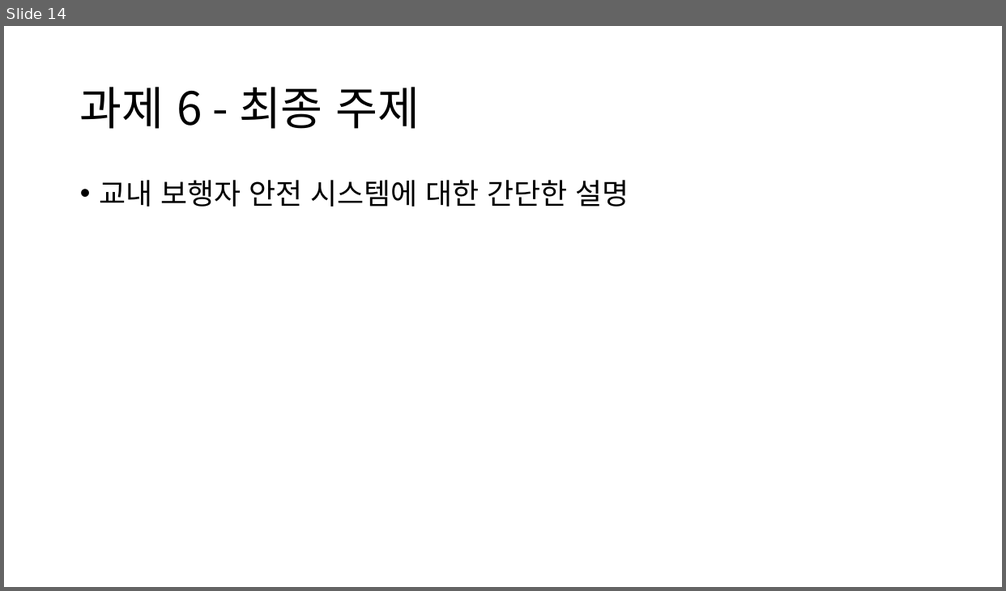
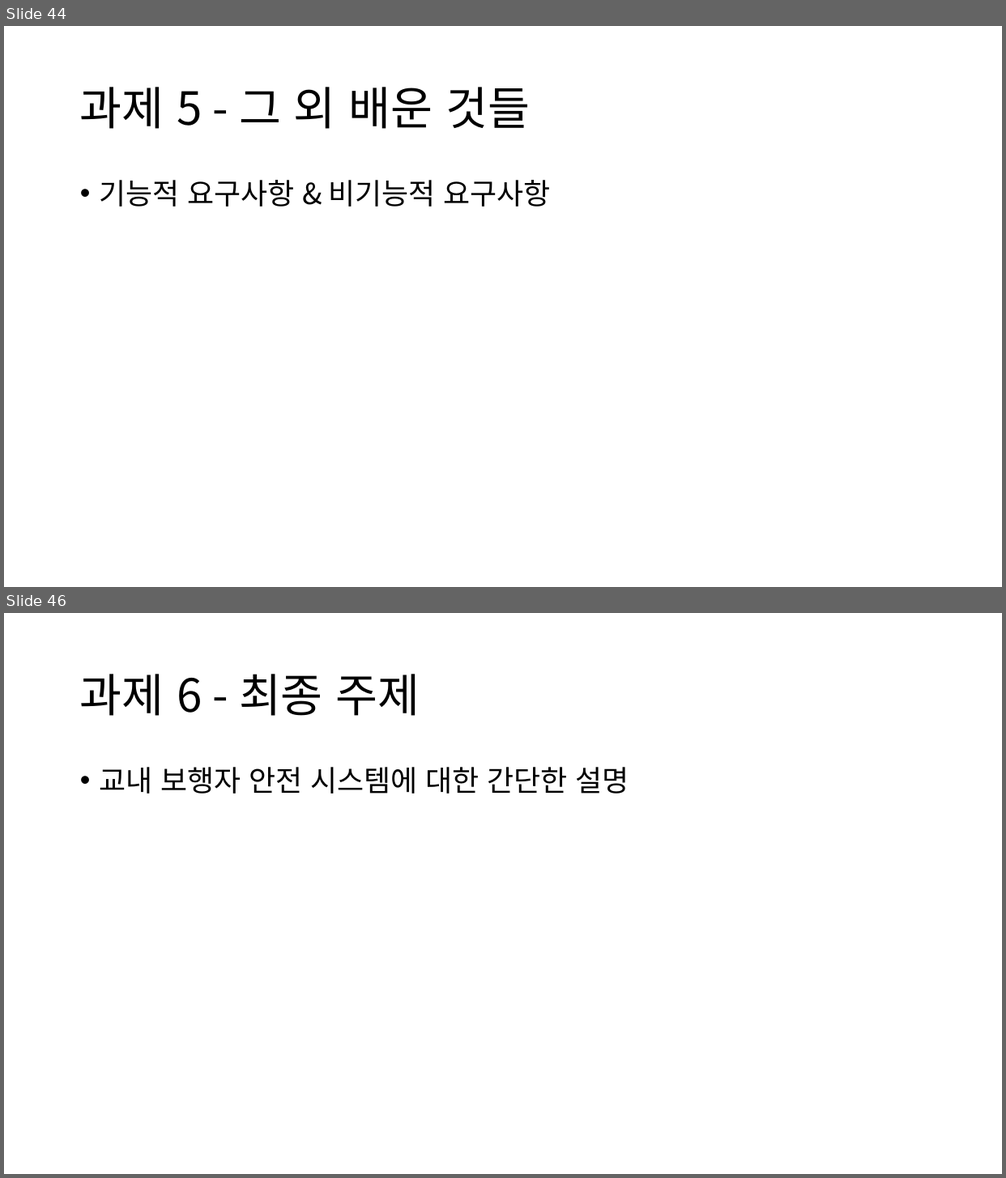
Before and after one commit to TUK-pedestrianSafety/document, a slide deck: ppt/소프트웨어 응용설계 발표자료.pptx. Shown one above the other, each under a label of ours: slide 14 before the commit, slides 44 and 46 after it; the slides between them are not shown. The pictures are 1006x591 and 1006x1178 pixels, drawn with LibreOffice and Linux fonts; fonts in the diff are those of the drawing. Boxes give left, top, right and bottom in pixels: in the first picture for what was removed or moved away, otherwise in the second. Text is boxed around its words. In the diff, an @@ line names an element or a change of style, - is before the commit and + after.

```diff
--- a/ppt/소프트웨어 응용설계 발표자료.pptx
+++ b/ppt/소프트웨어 응용설계 발표자료.pptx
@@ slide 44 added at (4, 26, 1002, 587), background #FFFFFF @@
@@ title added at (80, 87, 530, 129), 44 pt, text #000000 @@
+과제 5 - 그 외 배운 것들
@@ text added at (99, 180, 551, 207), 28 pt, text #000000 @@
+• 기능적 요구사항 & 비기능적 요구사항
@@ what was slide 14 is now slide 46 @@
```
Also in this commit, not shown: 12 slides changed, 31 other slides added, 3 other files.
